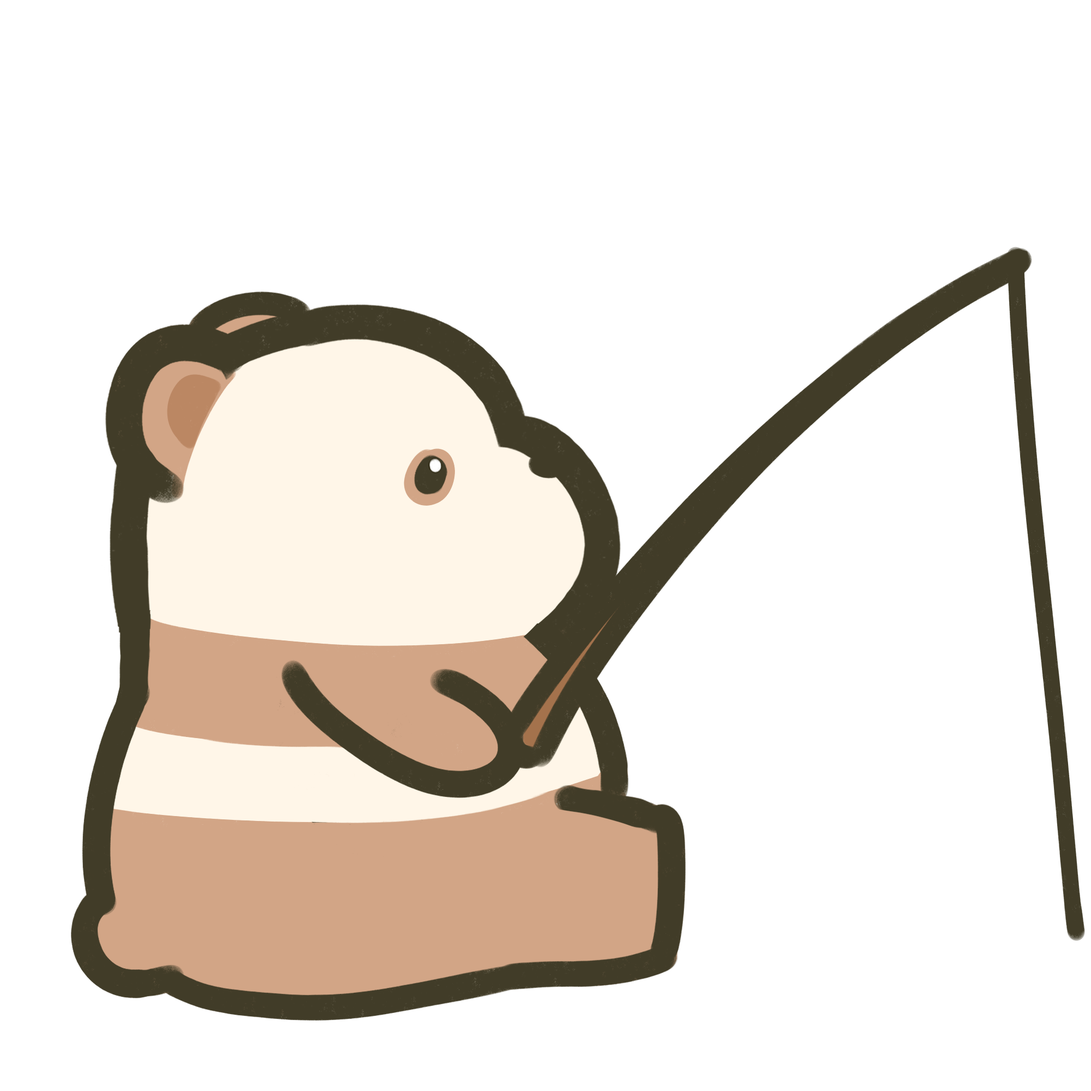
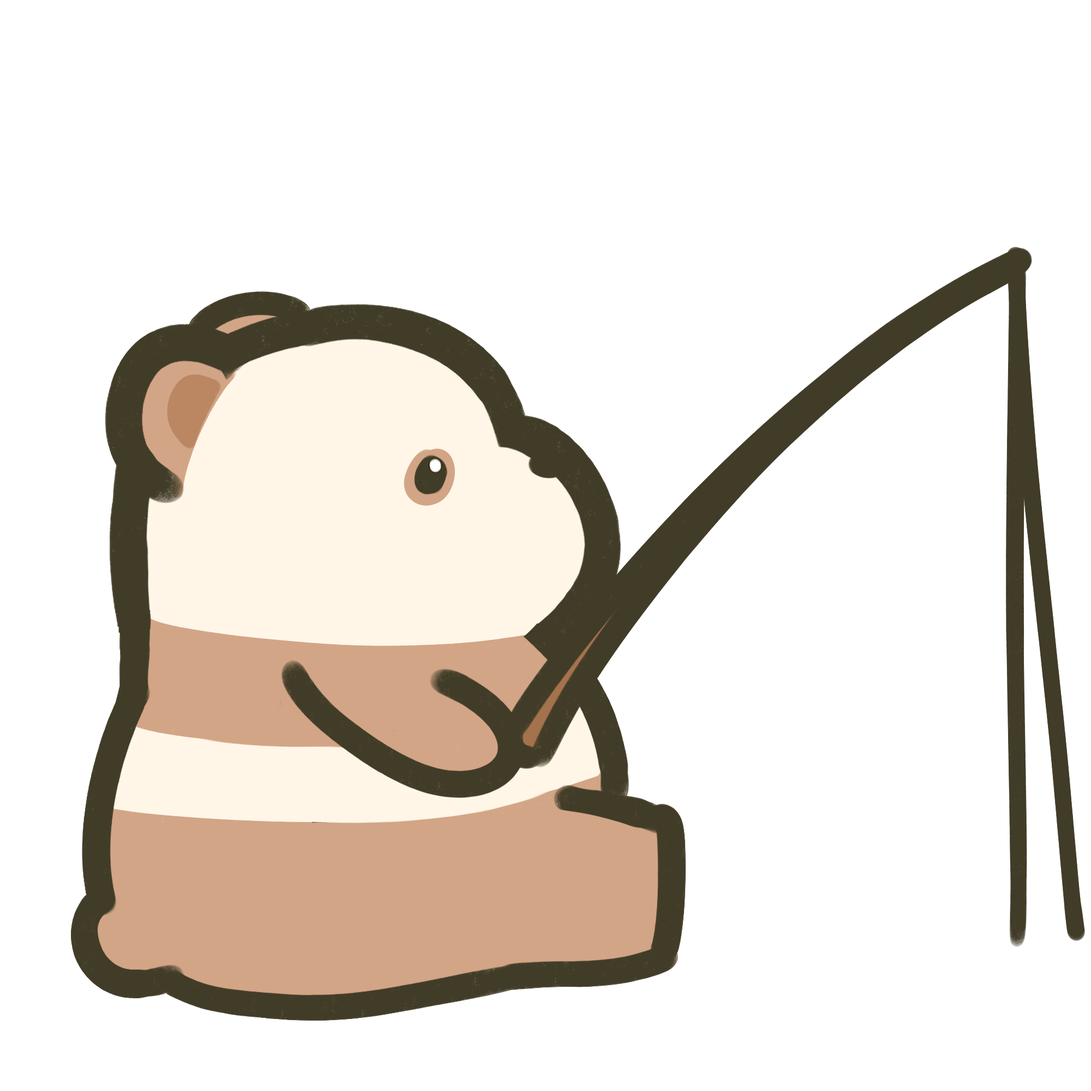
Before/after of a w=1091, h=1091 layered artwork. What changed in the layer stack:
showed "레이어 2 복사" over [70, 246, 1086, 1022]
showed "레이어 2 복사 2" over [70, 246, 1033, 1022]
